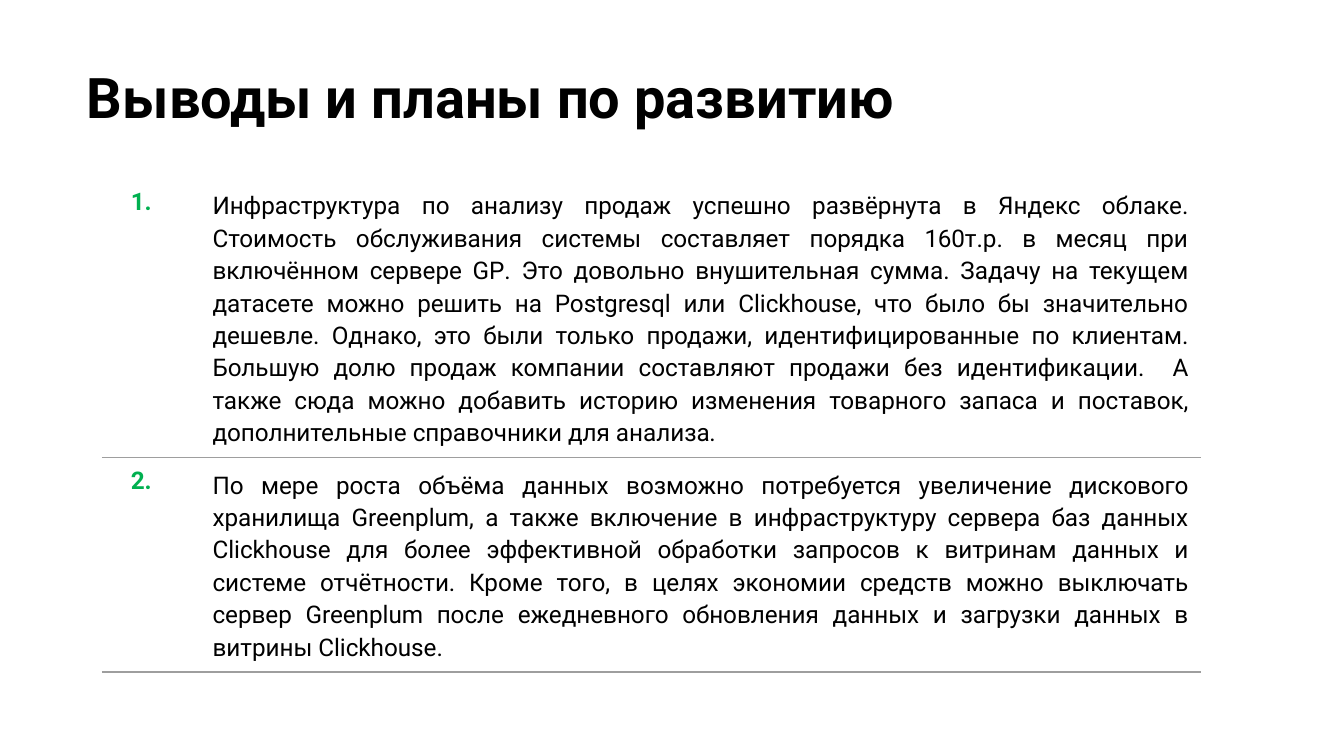
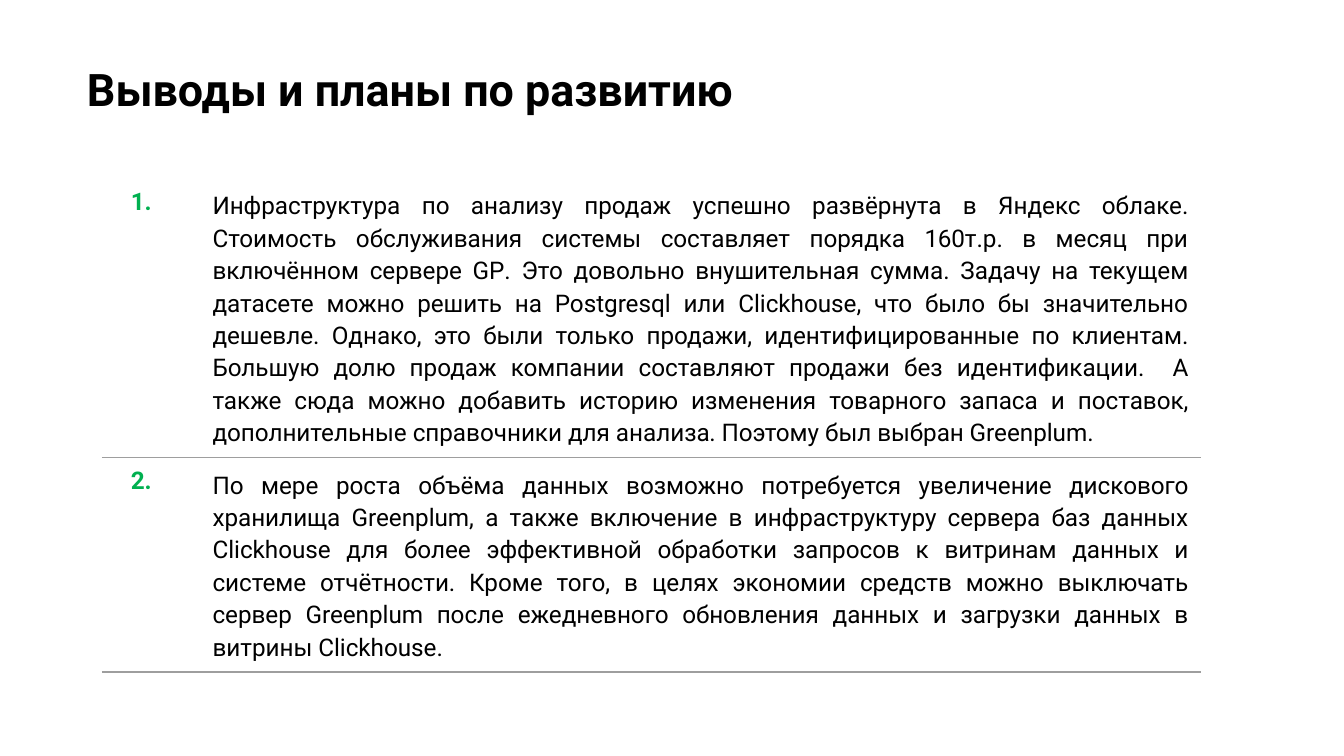
Before and after one commit to Mishganio/Greenplum_UDF, a slide deck: slide 18 of Slurm.pptx. Drawn at 1344x756 pixels with LibreOffice and Linux fonts; fonts in the diff are those of the drawing. Boxes give left, top, right and bottom in pixels: in the first picture for what was removed or moved away, otherwise in the second. Text is boxed around its words. In the diff, an @@ line names an element or a change of style, - is before the commit and + after.

```diff
--- a/Slurm.pptx
+++ b/Slurm.pptx
@@ title "Выводы и планы по развитию" at (x1=87, y1=74, x2=733, y2=115): size 30 to 24 pt @@
@@ table at (x1=102, y1=179, x2=1202, y2=683) @@
-row 1, column 2: Инфраструктура по анализу продаж успешно развёрнута в Яндекс облаке. Стоимость обслуживания системы составляет порядка 160т.р. в месяц при включённом сервере GP. Это довольно внушительная сумма. Задачу на текущем датасете можно решить на Postgresql или Clickhouse, что было бы значительно дешевле. Однако, это были только продажи, идентифицированные по клиентам. Большую долю продаж компании составляют продажи без идентификации. А также сюда можно добавить историю изменения товарного запаса и поставок, дополнительные справочники для анализа.
+row 1, column 2: Инфраструктура по анализу продаж успешно развёрнута в Яндекс облаке. Стоимость обслуживания системы составляет порядка 160т.р. в месяц при включённом сервере GP. Это довольно внушительная сумма. Задачу на текущем датасете можно решить на Postgresql или Clickhouse, что было бы значительно дешевле. Однако, это были только продажи, идентифицированные по клиентам. Большую долю продаж компании составляют продажи без идентификации. А также сюда можно добавить историю изменения товарного запаса и поставок, дополнительные справочники для анализа. Поэтому был выбран Greenplum.
```
Also in this commit, not shown: 11 other slides changed.
